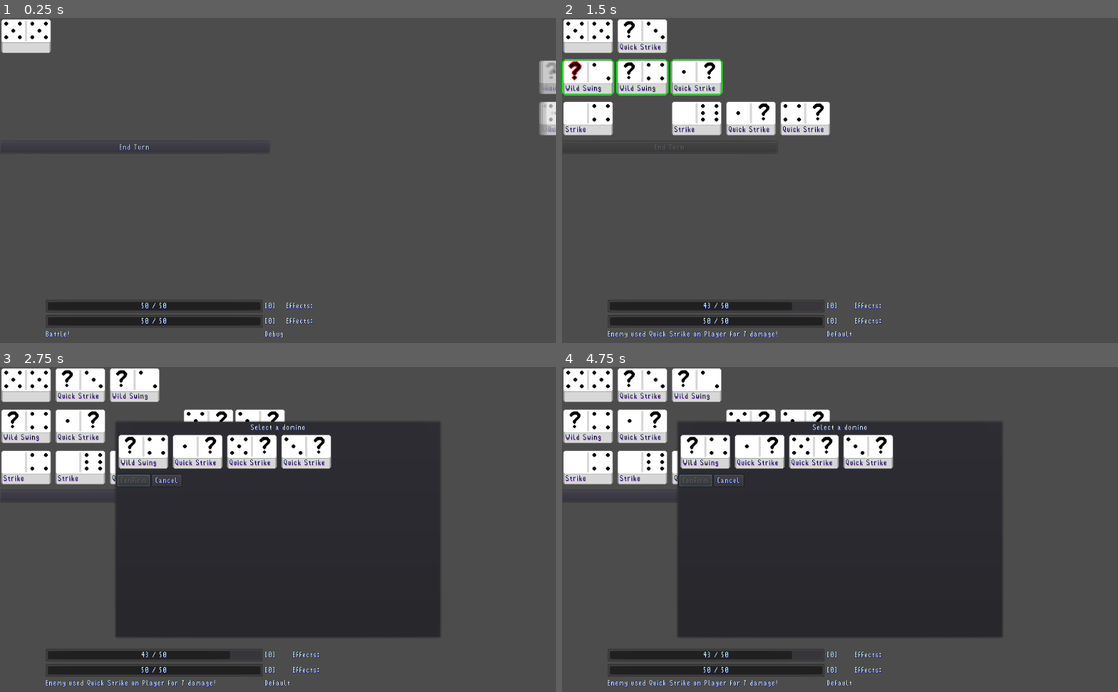
Above: before the commit, frames 1-4 (two rows, left to right).
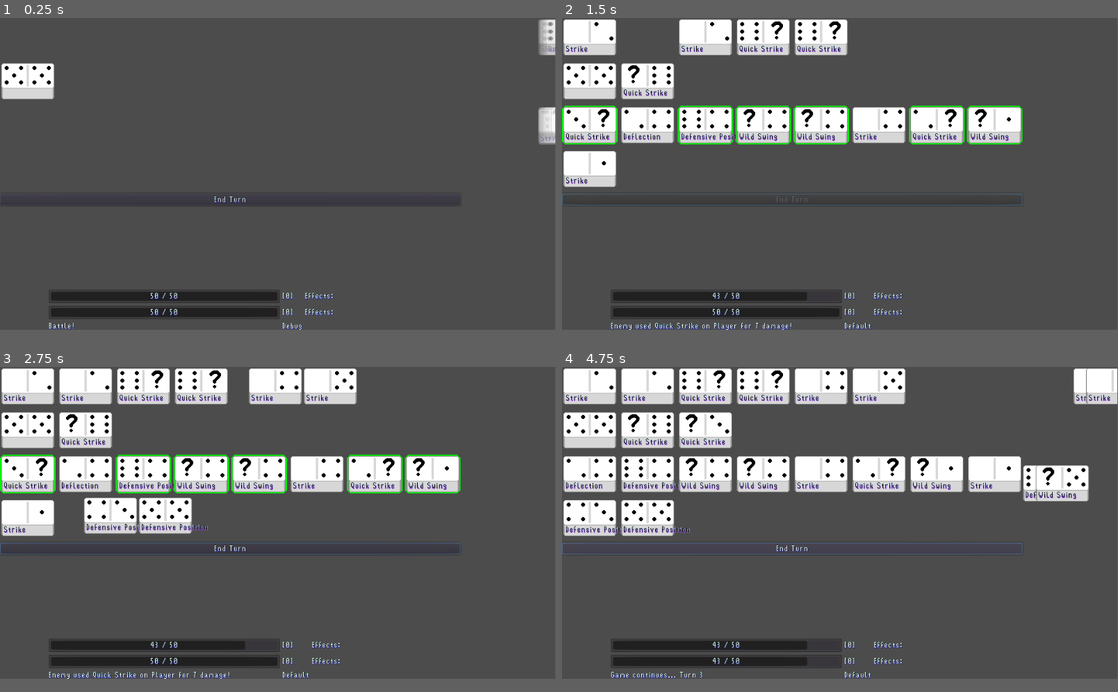
Above: after the commit, the same moments.

Repository: boomyville/domino-dominion
Game: Godot game, scene res://Title.tscn
The game is run twice, just before and just after one commit, with the same random seed, the same clock (stepped at 60 frames per second) and the same inputs.
Inputs (mouse positions are in pixels of both pictures, inside the frame that each line leads up to):
- Up to frame 1 (0.25 s): no input
- Up to frame 2 (1.5 s): click "End Turn" at 0.5 s; click (573, 79) at 1.27 s
- Up to frame 3 (2.75 s): click (38, 428) at 2.02 s
- Up to frame 4 (4.75 s): click (573, 480) at 2.77 s; click (606, 480) at 3.52 s; click "End Turn" at 4.25 s
In our replay, the window is 800x468 before the commit and 799x449 after it. These sizes can differ from the game's own. Grey fills any space a smaller window leaves; there, only what the larger window draws over its background counts as a difference.

The runs differ from the first frame. In frame 1, 6.6% of the frame differs, in the area x 0-100%, y 0-99%; in frame 2, 21%; in frame 3, 51%; in frame 4, 55%.

Commit message:
Improved UI and added skill descriptions

Diff:
--- a/Battlers/Battler.gd
+++ b/Battlers/Battler.gd
@@ -58,9 +58,6 @@
 			# Set up the fade-out animation
 			tween.interpolate_property(user_dominos, "modulate:a", 1, 0, 0.5, Tween.TRANS_LINEAR, Tween.EASE_IN_OUT)
 
-			# Set up the spin animation
-			tween.interpolate_property(user_dominos, "rotation_degrees", 0, 360, 0.5, Tween.TRANS_LINEAR, Tween.EASE_IN_OUT)
-
 			# Set up the fall animation (with gravity effect)
 			var start_position = user_dominos.rect_global_position
 			var end_position = start_position + Vector2(0, 400)  # Fall distance
@@ -76,6 +73,9 @@
 
 # Callback function to finalize removal and rearrange remaining dominos
 func remove_domino_after_tween(user_domino, collection):
+
+	var start_position = user_domino.get_global_position()
+
 	# Remove the domino from its collection
 	collection.remove_child(user_domino)
 
@@ -83,13 +83,18 @@
 	var tween = Game.get_node("Game").tween
 	for i in range(collection.get_child_count()):
 		var remaining_domino = collection.get_child(i)
-		var new_position = Vector2(i * (remaining_domino.get_combined_minimum_size().x + collection.get_constant("separation")), remaining_domino.rect_position.y)
-		tween.interpolate_property(remaining_domino, "rect_position", remaining_domino.rect_position, new_position, 0.5, Tween.TRANS_LINEAR, Tween.EASE_IN_OUT)
+		var target_position = remaining_domino.final_domino_position(i, collection)
+
+		# Interpolate the domino to the new position
+		tween.interpolate_property(remaining_domino, "rect_position", remaining_domino.rect_position, target_position, 0.5, Tween.TRANS_LINEAR, Tween.EASE_IN_OUT)
 
 	# Start the sliding animation for remaining dominos
 	tween.start()
-	yield(get_tree().create_timer(1), "timeout") # Wait for the animation to finish
-
+
+	# Wait for the animation to finish
+	yield(get_tree().create_timer(1), "timeout")
+
+	# Update highlights or other properties after movement
 	Game.get_node("Game").update_domino_highlights()
 
 func get_draw_pile():
--- a/Battlers/Player/Player.gd
+++ b/Battlers/Player/Player.gd
@@ -1,6 +1,6 @@
 extends "res://Battlers/Battler.gd"
 
-func _init(battler_name: String = "Player", hp: int = 50, max_hp: int = 50, shield: int = 0, max_shield: int = 999, initial_draw: int = 3, draw_per_turn: int = 2, deck: Array = []):
+func _init(battler_name: String = "Player", hp: int = 50, max_hp: int = 50, shield: int = 0, max_shield: int = 999, initial_draw: int = 9, draw_per_turn: int = 2, deck: Array = []):
 	._init(battler_name, hp, max_hp, shield, max_shield, initial_draw, draw_per_turn, deck)
 
 func _ready():
@@ -23,6 +23,12 @@
 	for _i in range(5):
 		var domino = load("res://Domino/Skill/Block.tscn").instance()
 		add_to_deck(domino, "player")
+	for _i in range(5):
+		var domino = load("res://Domino/Skill/Deflection.tscn").instance()
+		add_to_deck(domino, "player")
+	for _i in range(5):
+		var domino = load("res://Domino/Skill/DefensivePosition.tscn").instance()
+		add_to_deck(domino, "player")
 	for _i in range(3):
 		var domino = load("res://Domino/Skill/Amplify.tscn").instance()
 		add_to_deck(domino, "player")
--- a/Domino/Attack/QuickStrike.gd
+++ b/Domino/Attack/QuickStrike.gd
@@ -4,6 +4,7 @@
 	number1 = random_value()
 	number2 = -1
 	domino_name = "Quick Strike"
+	description = "Playable as first tile" + "\n" + str(7) + bb_code_attack()
 
 func effect(origin, target):
 	.effect(origin, target)
--- a/Domino/Attack/Strike.gd
+++ b/Domino/Attack/Strike.gd
@@ -4,6 +4,7 @@
 	number1 = 0
 	number2 = random_value()
 	domino_name = "Strike"
+	description = bb_code_max_tile() + bb_code_attack()
 
 func effect(origin, target):
 	.effect(origin, target)
--- a/Domino/Attack/WildSwing.gd
+++ b/Domino/Attack/WildSwing.gd
@@ -4,6 +4,7 @@
 	number1 = -1;
 	number2 = random_value()
 	domino_name = "Wild Swing"
+	description = str(5) + bb_code_attack() + "\n" + "1" + bb_code_discard() + "\n" + "Self: 1 " + bb_code_vulnerable()
 
 func effect(origin, target):
 	Game.get_node("Game").trigger_discard_selection(1, 1, self, "player", "hand")
--- a/Domino/DominoContainer.gd
+++ b/Domino/DominoContainer.gd
@@ -6,14 +6,16 @@
 var number2: int = 0
 var user: String = "none"
 var domino_name = ""
+var description = ""
 var is_mouse_in_container = false
 var battle_text;
 var shader_material_left: ShaderMaterial
 var shader_material_right: ShaderMaterial
 var shader_material_domino: ShaderMaterial
 var selected: bool = false
-signal domino_pressed(domino_container)
+signal domino_pressed
 signal pre_effect_complete
+var description_popup = preload("res://Domino/DominoPopup.tscn")
 
 var dot_images = {
 	-1: preload("res://Domino/-1_dots.png"),
@@ -25,6 +27,40 @@
 	5: preload("res://Domino/5_dots.png"),
 	6: preload("res://Domino/6_dots.png")
 }
+
+#================================================================
+# BB code functions
+#================================================================
+
+func bb_code_tile():
+	return "[font=res://Fonts/VAlign.tres][img]res://Icons/" + str(get_numbers()[0]) + "Tile.png[/img][/font] [font=res://Fonts/VAlign.tres][img]res://Icons/" + str(get_numbers()[1]) + "Tile.png[/img][/font]"
+
+func bb_code_max_tile():
+	return "[font=res://Fonts/VAlign.tres][img]res://Icons/" + str(max(get_numbers()[0], get_numbers()[1])) + "Tile.png[/img][/font]"
+
+func bb_code_min_tile():
+	return "[font=res://Fonts/VAlign.tres][img]res://Icons/" + str(min(get_numbers()[0], get_numbers()[1])) + "Tile.png[/img][/font]"
+
+func bb_code_attack():
+	return "[font=res://Fonts/VAlign.tres][img]res://Icons/Attack.png[/img][/font]"
+
+func bb_code_double():
+	return "[font=res://Fonts/VAlign.tres][img]res://Icons/Double.png[/img][/font]"
+
+func bb_code_shield():
+	return "[font=res://Fonts/VAlign.tres][img]res://Icons/Shield.png[/img][/font]"
+
+func bb_code_discard():
+	return "[font=res://Fonts/VAlign.tres][img]res://Icons/Discard.png[/img][/font]"
+
+func bb_code_draw():
+	return "[font=res://Fonts/VAlign.tres][img]res://Icons/Draw.png[/img][/font]"
+
+func bb_code_vulnerable():
+	return "[font=res://Fonts/VAlign.tres][img]res://Icons/Vulnerable.png[/img][/font]"
+
+func bb_code_random():
+	return "[font=res://Fonts/VAlign.tres][img]res://Icons/Random.png[/img][/font]"
 
 # Add this function in your DominoContainer script
 func shadow_copy() -> DominoContainer:
@@ -206,6 +242,8 @@
 		material.set_shader_param("outline_enabled", true)
 	elif(material2 and self.user.to_upper() == "PLAYER" and Game.get_node("Game").is_selection()):
 		material2.set_shader_param("outline_enabled", true)
+	if(Game.get_node("Game").touch_mode == false):
+		show_domino_description(self)
 
 # Handle mouse exit - turn outline off
 func _on_button_hover_exited(button: TextureButton):
@@ -215,7 +253,9 @@
 		material.set_shader_param("outline_enabled", false)
 	elif(material2 and Game.get_node("Game").is_selection() && !selected):
 		material2.set_shader_param("outline_enabled", false)
-
+	if(Game.get_node("Game").touch_mode == false):
+		if(has_node("DominoPopup")):
+			get_node("DominoPopup").queue_free()
 
 func clear_highlight():
 	$HBoxContainer/LeftTile.material.set_shader_param("outline_enabled", false)
@@ -227,6 +267,7 @@
 	if(clicked):
 		$Node2D/TextureRect.material.set_shader_param("outline_enabled", true)
 		shader_material_domino.set_shader_param("outline_color", Color(1.0, 1.0, 0.0, 1.0))
+		show_domino_description(self)
 	else:
 		$Node2D/TextureRect.material.set_shader_param("outline_enabled", false)
 		shader_material_domino.set_shader_param("outline_color", Color(0.0, 1.0, 0.0, 1.0))
@@ -247,3 +288,49 @@
 
 func apply_effect(effect, target):
 	target.apply_effect(effect)
+
+#================================
+# Description Popup
+#================================
+# Function to handle showing the popup
+func show_domino_description(domino):
+	# Instance the popup and add it to the scene tree
+	var popup = description_popup.instance()
+	add_child(popup)
+
+	# Set the popup description
+	popup.set_description("[center]" +  domino.description + "[/center]")
+
+	# Get the window width
+	var window_width = get_viewport_rect().size.x
+
+	# Calculate the popup's position centered above the domino
+	var popup_position_x = domino.get_global_position().x - (popup.rect_min_size.x - domino.rect_size.x) / 2
+	var popup_position_y = domino.get_global_position().y - popup.rect_min_size.y -  domino.rect_size.y / 2
+
+	# Adjust to keep the popup within the screen bounds
+	popup_position_x = max(0, min(popup_position_x, window_width - popup.rect_min_size.x))
+
+	# Set the popup position
+	popup.rect_global_position = Vector2(popup_position_x, popup_position_y)
+
+	# Display the popup
+	popup.popup()
+
+#================================================================
+# Domino repositioning
+#================================================================
+
+
+func final_domino_position(position: int, collection):
+	var target_positionX: int
+	var target_positionY: int
+
+	if(collection is GridContainer):
+		target_positionX = position % collection.columns * (self.get_combined_minimum_size().x + collection.get_constant("hseparation"))
+		target_positionY = floor(position / collection.columns) * (self.get_combined_minimum_size().y + collection.get_constant("vseparation"))
+	else:
+		target_positionX = position * (self.get_combined_minimum_size().x + collection.get_constant("hseparation"))
+		target_positionY = 0
+
+	return Vector2(target_positionX, target_positionY)
--- /dev/null
+++ b/Domino/DominoPopup.gd
@@ -0,0 +1,11 @@
+extends PopupPanel
+
+# A label to show the description
+onready var description_label = $Label
+
+# Function to set the description text
+func set_description(text: String):
+	description_label.bbcode_text  = text
+
+func _on_Popup_outer_click():
+	queue_free()
--- /dev/null
+++ b/Domino/DominoPopup.tscn
@@ -0,0 +1,25 @@
+[gd_scene load_steps=4 format=2]
+
+[ext_resource path="res://Domino/DominoPopup.gd" type="Script" id=1]
+[ext_resource path="res://Domino/TextBoxWhiteTheme.tres" type="Theme" id=2]
+[ext_resource path="res://Fonts/MicroWhite.fnt" type="BitmapFont" id=3]
+
+[node name="Control" type="PopupPanel"]
+anchor_right = 1.0
+anchor_bottom = 1.0
+margin_right = -864.0
+margin_bottom = -460.0
+rect_min_size = Vector2( 96, 40 )
+size_flags_horizontal = 3
+script = ExtResource( 1 )
+
+[node name="Label" type="RichTextLabel" parent="."]
+margin_left = 4.0
+margin_top = 4.0
+margin_right = 92.0
+margin_bottom = 76.0
+rect_min_size = Vector2( 84, 32 )
+theme = ExtResource( 2 )
+custom_constants/line_separation = 4
+custom_fonts/normal_font = ExtResource( 3 )
+bbcode_enabled = true
--- a/Domino/Skill/Amplify.gd
+++ b/Domino/Skill/Amplify.gd
@@ -4,6 +4,7 @@
 	number1 = random_value()
 	number2 = random_value()
 	domino_name = "Double Damage"
+	description = "Next" + bb_code_attack() + ": " + bb_code_double()
 
 func effect(origin, target):
 	.effect(origin, target)
--- a/Domino/Skill/Block.gd
+++ b/Domino/Skill/Block.gd
@@ -4,6 +4,7 @@
 	number1 = random_value()
 	number2 = 0
 	domino_name = "Block"
+	description = "Self: 4" + bb_code_shield()
 
 func effect(origin, target):
 	.effect(origin, target)
--- /dev/null
+++ b/Domino/Skill/DefensivePosition.gd
@@ -0,0 +1,14 @@
+extends DominoContainer
+
+func _init():
+	number1 = random_value()
+	number2 = random_value()
+	domino_name = "Defensive Position"
+	description = "Self: 3" + bb_code_shield() + "\n" + "1" + bb_code_draw()
+func effect(origin, target):
+	.effect(origin, target)
+	if(origin.name.to_upper() == "PLAYER"):
+		Game.get_node("Game").draw_player_hand(1)
+	elif(origin.name.to_upper() == "ENEMY"):
+		Game.get_node("Game").draw_enemy_hand(1)
+	shield_message(origin, origin, origin.add_shields(3))
--- /dev/null
+++ b/Domino/Skill/DefensivePosition.tscn
@@ -0,0 +1,7 @@
+[gd_scene load_steps=3 format=2]
+
+[ext_resource path="res://Domino/Domino.tscn" type="PackedScene" id=1]
+[ext_resource path="res://Domino/Skill/DefensivePosition.gd" type="Script" id=2]
+
+[node name="DominoContainer" instance=ExtResource( 1 )]
+script = ExtResource( 2 )
--- /dev/null
+++ b/Domino/Skill/Deflection.gd
@@ -0,0 +1,12 @@
+extends DominoContainer
+
+func _init():
+	number1 = random_value()
+	number2 = random_value()
+	domino_name = "Deflection"
+	description = "Self: 8" + bb_code_shield() + "\n" + "1" + bb_code_random() + bb_code_discard()
+
+func effect(origin, target):
+	.effect(origin, target)
+	Game.get_node("Game").trigger_random_discard_from_hand(self, 1, origin.name.to_upper())
+	shield_message(origin, origin, origin.add_shields(7))
--- /dev/null
+++ b/Domino/Skill/Deflection.tscn
@@ -0,0 +1,7 @@
+[gd_scene load_steps=3 format=2]
+
+[ext_resource path="res://Domino/Domino.tscn" type="PackedScene" id=1]
+[ext_resource path="res://Domino/Skill/Deflection.gd" type="Script" id=2]
+
+[node name="DominoContainer" instance=ExtResource( 1 )]
+script = ExtResource( 2 )
--- a/Domino/TextBoxWhiteTheme.tres
+++ b/Domino/TextBoxWhiteTheme.tres
@@ -3,4 +3,12 @@
 [ext_resource path="res://Fonts/MicroWhite.fnt" type="BitmapFont" id=1]
 
 [resource]
+Label/colors/font_color = Color( 1, 1, 1, 1 )
+Label/colors/font_color_shadow = Color( 0, 0, 0, 0 )
+Label/colors/font_outline_modulate = Color( 1, 1, 1, 1 )
+Label/constants/line_spacing = 3
+Label/constants/shadow_as_outline = 0
+Label/constants/shadow_offset_x = 1
+Label/constants/shadow_offset_y = 1
 Label/fonts/font = ExtResource( 1 )
+Label/styles/normal = null
--- /dev/null
+++ b/Fonts/VAlign.tres
@@ -0,0 +1,4 @@
+[gd_resource type="BitmapFont" format=2]
+
+[resource]
+ascent = 1.0
--- a/Game.gd
+++ b/Game.gd
@@ -3,6 +3,8 @@
 
 # Load the DominoContainer scene
 onready var DominoContainerScene = preload("res://Domino/Domino.tscn")
+
+export var touch_mode = true # If touch mode is enabled, dominos need to be tapped TWICE to play
 
 # UI elements
 onready var player_hand = get_node("../GameBoard/PlayerHand") # Player's hand container
@@ -19,6 +21,7 @@
 var enemy
 var turns
 
+
 var last_played_number = -1 # The number to match for the next move
 var player_turn = true # Keep track of whose turn it is
 
@@ -44,6 +47,14 @@
 func get_game_state_string() -> String:
 	return GAME_STATE_STRINGS[game_state]
 
+#=====================================================
+# Debug
+#=====================================================
+func _input(event):
+	if event is InputEventKey and event.scancode == KEY_1 and event.pressed:
+		draw_player_hand(1)
+	if event is InputEventKey and event.scancode == KEY_2 and event.pressed:
+		trigger_random_discard_from_hand(null, 1, "PLAYER")
 
 #=====================================================
 # Initialisation
@@ -58,13 +69,12 @@
 
 	end_turn_button.connect("pressed", self, "_on_end_turn_pressed")
 
-	# You may also want to initialize the board with the first domino
+	# Draw the first (board only) domino to start the game
 	draw_first_domino()
 
 func initialize_units():
 	player = player_scene.instance()
 	add_child(player)
-	player.connect("hand_discard", self, "_on_hand_discard")
 
 	enemy = enemy_scene.instance()
 	add_child(enemy)
@@ -78,12 +88,6 @@
 	draw_enemy_hand(enemy.get_initial_draw())
 	turns = 1
 
-func _on_hand_discard(domino):
-	if(domino.user == "player"):
-		player_hand.remove(domino)
-	elif(domino.user == "enemy"):
-		enemy_hand.remove(domino)
-
 # Draw the first domino on the play field (determined by dice roll)
 func draw_first_domino():
 	var first_domino_number = randi() % 6 + 1 # Roll a die (1-6)
@@ -96,15 +100,32 @@
 # Event handling (Dominos)
 #=====================================================
 
+func _Input(event):
+	if event is InputEventMouseButton and event.button_index == BUTTON_RIGHT and event.pressed :
+		unselect_dominos()
+
+func unselect_dominos():
+	for domino in player_hand.get_children():
+		if domino is DominoContainer:
+			domino.set_clicked(false)
+
 # Handle the event when a player plays a domino
 func _on_domino_pressed(domino_container: DominoContainer, pressed_number: int):
-	print("Domino pressed: " + str(pressed_number))
-	if player_turn && game_state == GameState.DEFAULT:
-		play_domino(domino_container, pressed_number)
-	elif player_turn && game_state != GameState.DEFAULT:
-		print("Invalid move. You must complete the current action first.")
-	else:
-		print("It's not your turn!")
+
+	if(touch_mode):
+		if(domino_container.selected):
+			play_domino(domino_container, pressed_number)
+		else:
+			unselect_dominos()
+			update_domino_highlights()
+			domino_container.set_clicked(true)
+	else:
+		if player_turn && game_state == GameState.DEFAULT:
+			play_domino(domino_container, pressed_number)
+		elif player_turn && game_state != GameState.DEFAULT:
+			print("Invalid move. You must complete the current action first.")
+		else:
+			print("It's not your turn!")
 
 func play_domino(domino_container: DominoContainer, pressed_number: int):
 	var user
@@ -132,7 +153,8 @@
 func move_domino_to_playfield(domino_container):
 
 	domino_container.clear_highlight()
-	# Damage
+
+	# Apply domino effect (such as damage or shielding)
 	if domino_container.get_user().to_upper() == "PLAYER":
 		domino_container.effect(player, enemy)
 	elif domino_container.get_user().to_upper() == "ENEMY":
@@ -168,12 +190,12 @@
 	# Animate the remaining dominos in the player's hand to their new positions
 	for i in range(player_hand.get_child_count()):
 		var remaining_domino = player_hand.get_child(i)
-		var new_position = Vector2(i * (remaining_domino.get_combined_minimum_size().x + player_hand.get_constant("separation")), remaining_domino.rect_position.y)
+		var new_position = remaining_domino.final_domino_position(i, player_hand)
 		tween.interpolate_property(remaining_domino, "rect_position", remaining_domino.rect_position, new_position, 0.5, Tween.TRANS_LINEAR, Tween.EASE_IN_OUT)
 
 	for i in range(enemy_hand.get_child_count()):
 		var remaining_domino = enemy_hand.get_child(i)
-		var new_position = Vector2(i * (remaining_domino.get_combined_minimum_size().x + enemy_hand.get_constant("separation")), remaining_domino.rect_position.y)
+		var new_position = remaining_domino.final_domino_position(i, enemy_hand)
 		tween.interpolate_property(remaining_domino, "rect_position", remaining_domino.rect_position, new_position, 0.5, Tween.TRANS_LINEAR, Tween.EASE_IN_OUT)
 
 	tween.start()
@@ -195,16 +217,37 @@
 #=====================================================
 # Trigger discard selection from the special domino effect
 
+func get_target_collection(target: String) -> HBoxContainer:
+	if(target.to_upper() == "PLAYER"):
+		return player_hand
+	elif(target.to_upper() == "ENEMY"):
+		return enemy_hand
+	else:
+		print("Invalid target for discard selection.")
+		return null
+
+func trigger_random_discard_from_hand(current_domino, discards: int, target: String):
+	var targetted_collection = get_target_collection(target)
+
+	if(targetted_collection.get_children().size() == 0):
+		print("Not enough dominos to discard.")
+		return
+	else:
+		var dominos_to_discard = targetted_collection.get_children().duplicate()
+
+		if(current_domino in dominos_to_discard):
+			dominos_to_discard.erase(current_domino)
+
+		dominos_to_discard.shuffle()
+
+		dominos_to_discard.resize(discards)
+
+		for domino in dominos_to_discard:
+			player.add_to_discard_pile(domino, "hand")
+			update_battle_text("Randomly discarded " + domino.domino_name)
+
 func trigger_discard_selection(minimum_discards: int, maximum_discards: int, origin_domino: DominoContainer = null, target: String = "PLAYER", collection: String = "HAND"):
-	var targetted_collection
-
-	if(target.to_upper() == "PLAYER"):
-		targetted_collection = player_hand
-	elif(target.to_upper() == "ENEMY"):
-		targetted_collection = enemy_hand
-	else:
-		print("Invalid target for discard selection.")
-		return
+	var targetted_collection = get_target_collection(target)
 
 	if(targetted_collection.get_children().size() == 0):
 		print("Not enough dominos to discard.")
@@ -238,7 +281,7 @@
 
 # End the player's turn and start the AI's turn
 func _on_end_turn_pressed():
-	print("Ending turn...")
+	unselect_dominos()
 	if (!check_game_over()): # Check if the game is over before switching turns
 		if player_turn:
 			player_turn = false
@@ -380,21 +423,13 @@
 		animate_domino(domino, enemy_hand)
 
 # Animate the domino sliding from the right to its position in the HBoxContainer
-func animate_domino(domino, container: HBoxContainer):
+func animate_domino(domino, container: GridContainer):
 	# Calculate the starting position (off-screen to the right)
 	var start_position = Vector2(OS.window_size.x, domino.rect_position.y)
 
-
-	# Add the domino to the container to get its intended position
-	#container.add_child(domino)
-
-	# Calculate the end position based on the number of children in the container
-	var domino_index = container.get_child_count() - 1
-	var domino_width = domino.get_combined_minimum_size().x + container.get_constant("separation")
-	var end_position = Vector2(domino_width * domino_index, domino.rect_position.y)
-
 	# Set the initial position to the start position
 	domino.rect_position = start_position
+	var end_position = domino.final_domino_position(max(0, container.get_child_count() - 1), container)
 
 	# Show the domino and animate it to its position in the container
 	var delay = 1.0
@@ -414,7 +449,6 @@
 
 func update_battle_text(text: String):
 	battle_text.text = text
-	print(get_game_state_string())
 	debug_text.text = get_game_state_string()
 
 func update_domino_highlights():
--- a/Main.tscn
+++ b/Main.tscn
@@ -16,19 +16,21 @@
 
 [node name="GameBoard" type="VBoxContainer" parent="."]
 
-[node name="PlayBoard" type="GridContainer" parent="GameBoard"]
+[node name="EnemyHand" type="GridContainer" parent="GameBoard"]
 margin_right = 68.0
 columns = 8
 
-[node name="PlayerHand" type="HBoxContainer" parent="GameBoard"]
+[node name="PlayBoard" type="GridContainer" parent="GameBoard"]
 margin_top = 4.0
 margin_right = 68.0
 margin_bottom = 4.0
+columns = 8
 
-[node name="EnemyHand" type="HBoxContainer" parent="GameBoard"]
+[node name="PlayerHand" type="GridContainer" parent="GameBoard"]
 margin_top = 8.0
 margin_right = 68.0
 margin_bottom = 8.0
+columns = 8
 
 [node name="EndTurn" type="Button" parent="GameBoard"]
 margin_top = 12.0
@@ -41,9 +43,9 @@
 [node name="Tween" type="Tween" parent="GameBoard"]
 
 [node name="GUIContainer" type="GridContainer" parent="."]
-margin_top = 520.0
+margin_top = 470.0
 margin_right = 1025.0
-margin_bottom = 591.0
+margin_bottom = 541.0
 columns = 5
 
 [node name="Spacer" type="Control" parent="GUIContainer"]
--- a/SelectionPopup.tscn
+++ b/SelectionPopup.tscn
@@ -12,8 +12,10 @@
 script = ExtResource( 3 )
 
 [node name="VBoxContainer" type="VBoxContainer" parent="."]
-margin_right = 40.0
-margin_bottom = 40.0
+margin_left = 4.0
+margin_top = 4.0
+margin_right = 596.0
+margin_bottom = 396.0
 
 [node name="InfoMessage" type="Label" parent="VBoxContainer"]
 margin_right = 118.0
--- a/project.godot
+++ b/project.godot
@@ -40,9 +40,18 @@
 
 Game="*res://Main.tscn"
 
+[display]
+
+window/size/width=960
+window/size/height=540
+window/size/resizable=false
+window/dpi/allow_hidpi=true
+
 [global]
 
 autoload=true
+texture=false
+display=false
 
 [gui]
 
Binary file added: Icons/-1Tile.png
Binary file added: Icons/1Tile.png
Binary file added: Icons/2Tile.png
Binary file added: Icons/3Tile.png
Binary file added: Icons/4Tile.png
Binary file added: Icons/5Tile.png
Binary file added: Icons/6Tile.png
Binary file added: Icons/Attack.png
Binary file added: Icons/Discard.png
Binary file added: Icons/Double.png
Binary file added: Icons/Draw.png
Binary file added: Icons/Shield.png
(and 2 more such lines)
